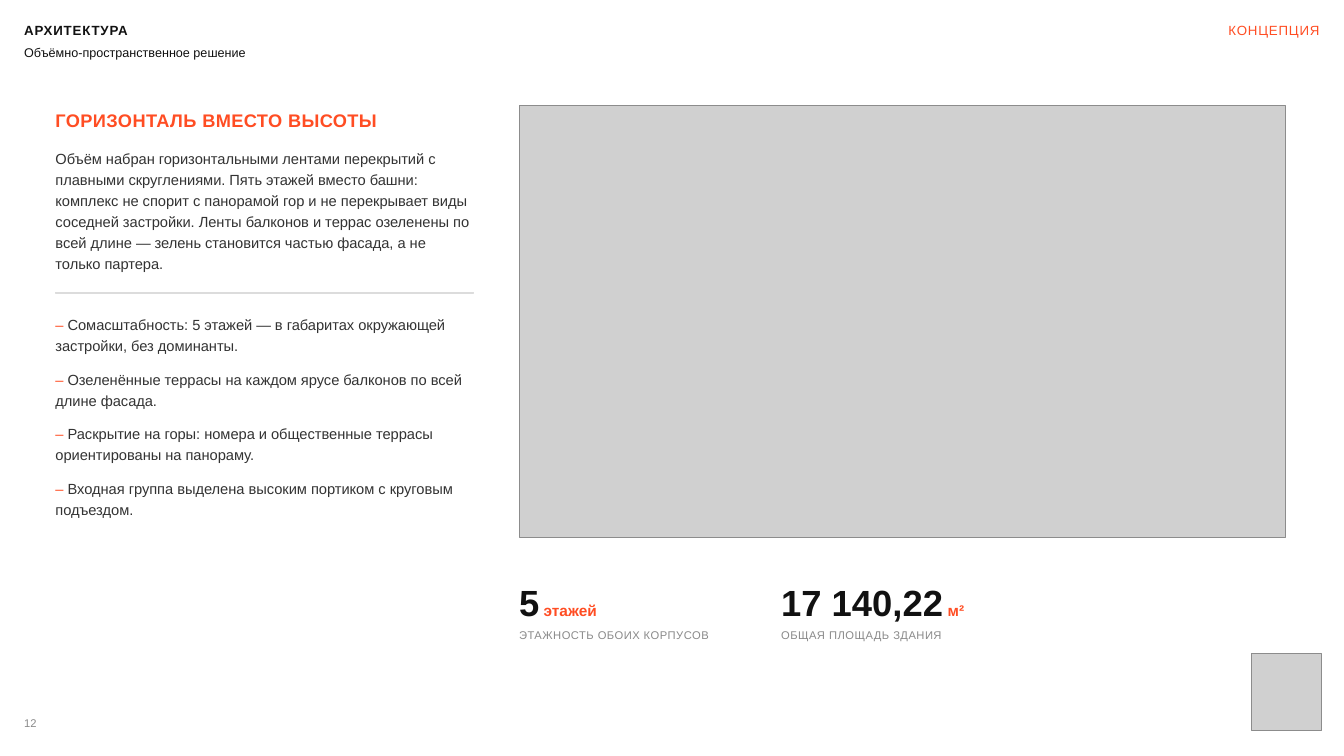
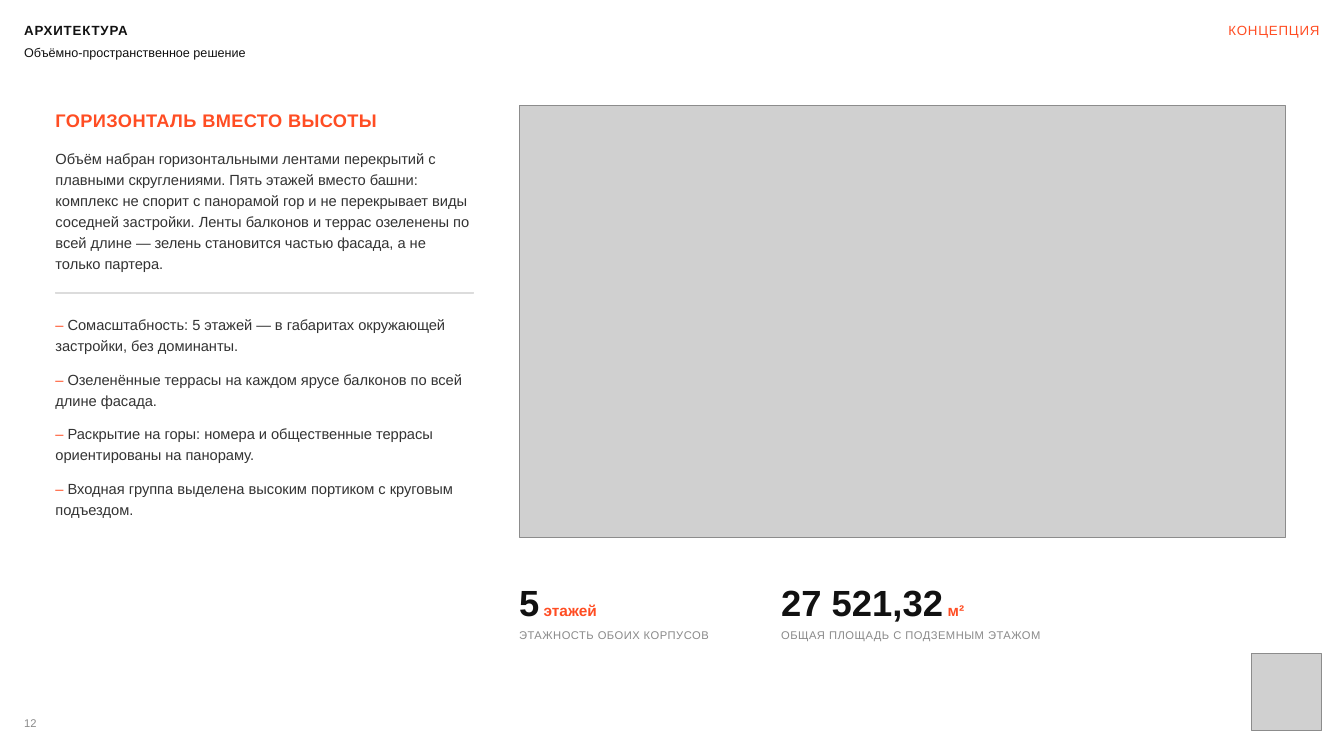
Before and after one commit to kzmeir/most, a slide deck: slide 12 of presentations/aurora-hotel/MOST_Bukhtarminskaya_akimat.pptx. Drawn at 1344x756 pixels with LibreOffice and Linux fonts; fonts in the diff are those of the drawing; grey boxes stand for pictures. Boxes give left, top, right and bottom in pixels: in the first picture for what was removed or moved away, otherwise in the second. Text is boxed around its words. In the diff, an @@ line names an element or a change of style, - is before the commit and + after.

```diff
--- a/presentations/aurora-hotel/MOST_Bukhtarminskaya_akimat.pptx
+++ b/presentations/aurora-hotel/MOST_Bukhtarminskaya_akimat.pptx
@@ text at (x1=781, y1=590, x2=965, y2=622): text changed @@
-17 140,22 м²
+27 521,32 м²
@@ text at (x1=781, y1=631, x2=1040, y2=641): text changed @@
-ОБЩАЯ ПЛОЩАДЬ ЗДАНИЯ
+ОБЩАЯ ПЛОЩАДЬ С ПОДЗЕМНЫМ ЭТАЖОМ
```
Also in this commit, not shown: 5 other slides changed, 3 other files.
